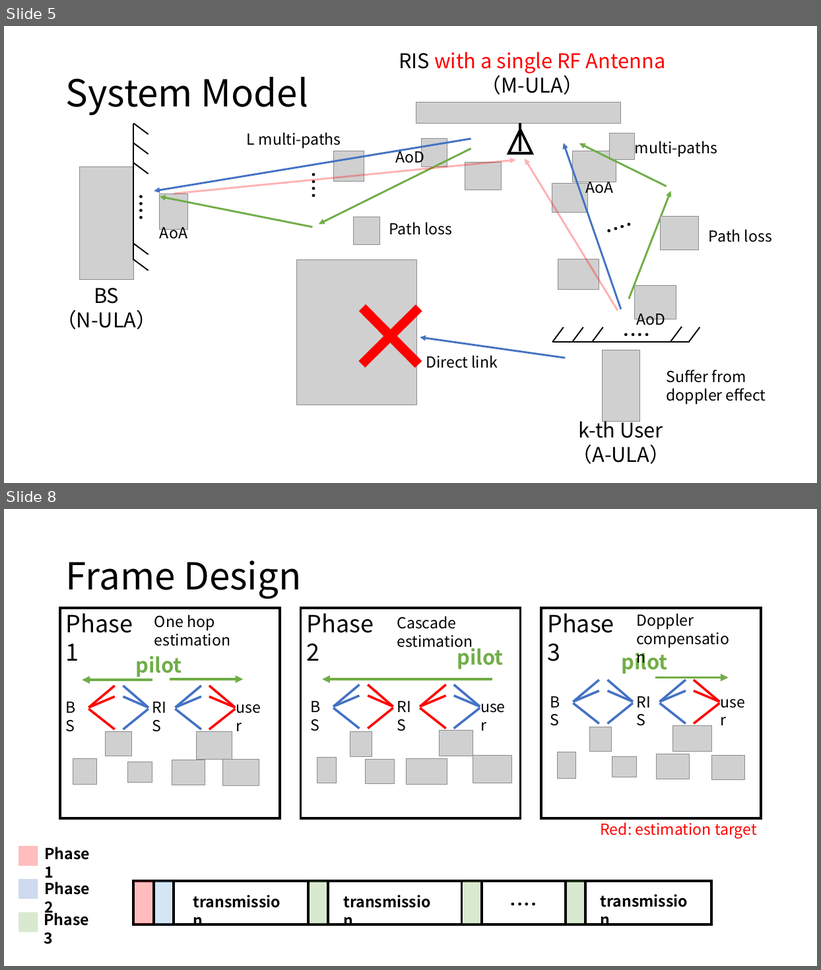
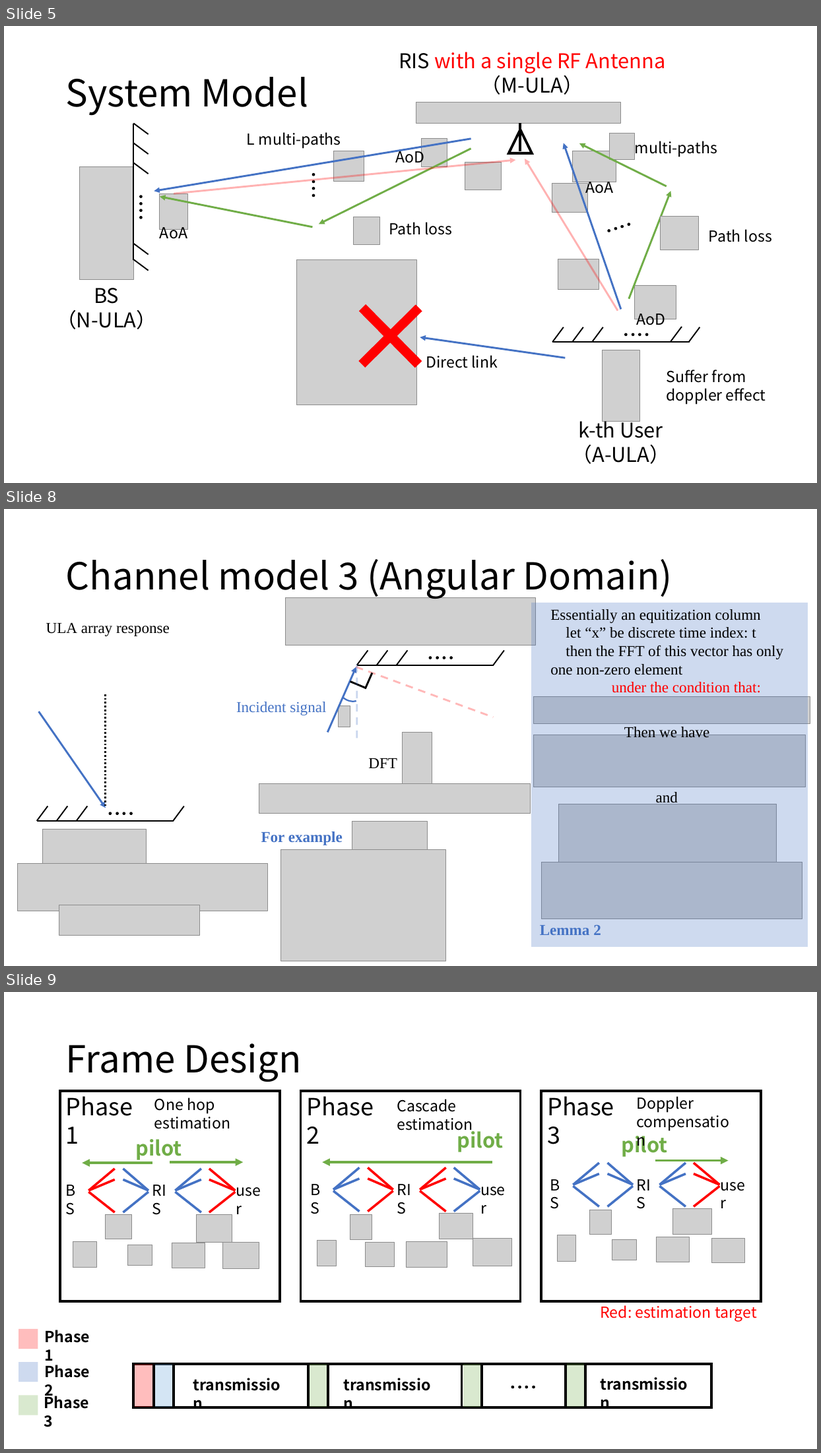
Before and after one commit to Brook1711/RIS-Angular-Domain, a slide deck: doc/RIS-angular-domain组会汇报.pptx. Shown one above the other, each under a label of ours: slides 5 and 8 before the commit, slides 5, 8 and 9 after it; the slides between them are not shown. The pictures are 821x970 and 821x1453 pixels, drawn with LibreOffice and Linux fonts; fonts in the diff are those of the drawing; grey boxes stand for pictures. Boxes give left, top, right and bottom in pixels: in the first picture for what was removed or moved away, otherwise in the second. Text is boxed around its words. In the diff, an @@ line names an element or a change of style, - is before the commit and + after.

```diff
--- a/doc/RIS-angular-domain组会汇报.pptx
+++ b/doc/RIS-angular-domain组会汇报.pptx
@@ slide 8 added at (4,509,817,966), background #FFFFFF @@
@@ title added at (66,559,673,599), 44 pt, text #000000 @@
+Channel model 3 (Angular Domain)
@@ picture added at (285,598,536,646) @@
@@ rectangle added at (531,602,808,947), fill #4472C4 at 26% opacity @@
@@ text added at (46,623,170,636), 18 pt, text #000000 @@
+ULA array response
@@ text added at (550,609,783,693), 18 pt, text #000000 @@
+Essentially an equitization column
+let “x” be discrete time index: t
+then the FFT of this vector has only one non-zero element
+under the condition that:
@@ arrow added from (328, 732) to (356, 667), #4472C4 2.25 pt @@
@@ arc (boxed as its full ellipse) added at (332,667,372,707), outline #4472C4 1.75 pt @@
@@ line added from (356, 667) to (493, 718), #FF0000 2.25 pt dashed @@
@@ line added from (357, 665) to (357, 741), #4472C4 2.25 pt dashed @@
@@ group added at (357,650,504,665): 5 lines, 4 ellipses @@
@@ line added from (366, 689) to (350, 682), #000000 2.25 pt @@
@@ line added from (365, 689) to (372, 673), #000000 2.25 pt @@
@@ line added from (105, 694) to (105, 807), #000000 2.25 pt dashed @@
@@ text added at (236,702,326,716), 18 pt, text #4472C4 @@
+Incident signal
@@ picture added at (338,706,350,727) @@
@@ picture added at (534,696,811,723) @@
@@ arrow added from (39, 712) to (106, 808), #4472C4 2.25 pt @@
@@ picture added at (402,733,432,796) @@
@@ picture added at (533,735,805,788) @@
@@ text added at (624,727,710,737), 18 pt, text #000000 @@
+Then we have
@@ text added at (368,758,397,768), 18 pt, text #000000 @@
+DFT
@@ picture added at (259,784,531,814) @@
@@ picture added at (559,804,777,863) @@
@@ text added at (656,792,678,805), 18 pt, text #000000 @@
+and
@@ group added at (37,807,184,821): 5 lines, 4 ellipses @@
@@ picture added at (352,822,428,856) @@
@@ picture added at (42,829,147,867) @@
@@ text added at (261,832,343,846), 18 pt, text #4472C4, bold @@
+For example
@@ picture added at (17,863,268,911) @@
@@ picture added at (281,850,446,962) @@
@@ picture added at (541,862,803,919) @@
@@ picture added at (59,906,201,936) @@
@@ text added at (540,925,601,935), 18 pt, text #4472C4, bold @@
+Lemma 2
@@ what was slide 8 is now slide 9 @@
```
Also in this commit, not shown: 3 slides changed, 1 other file.
